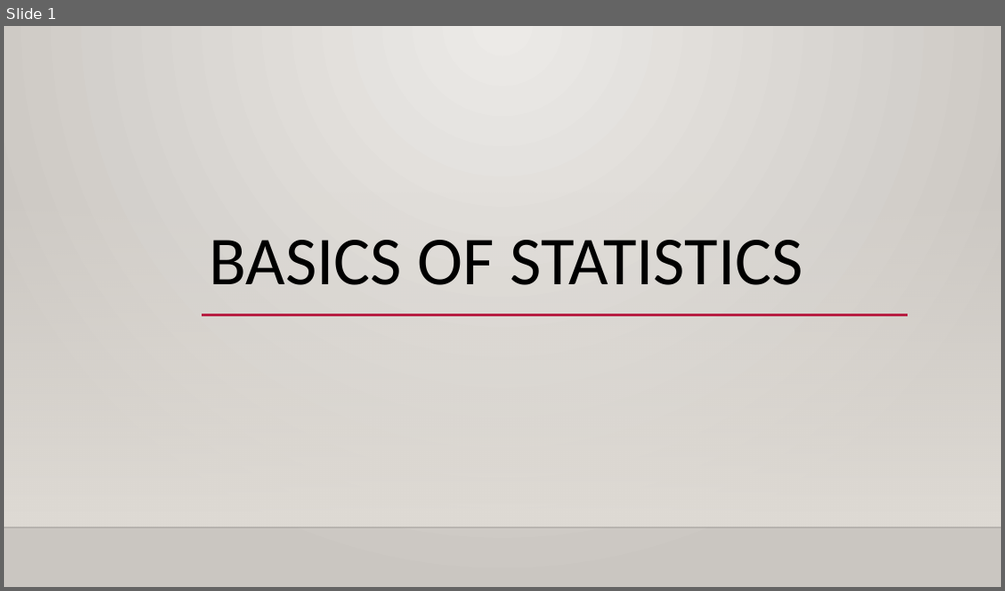
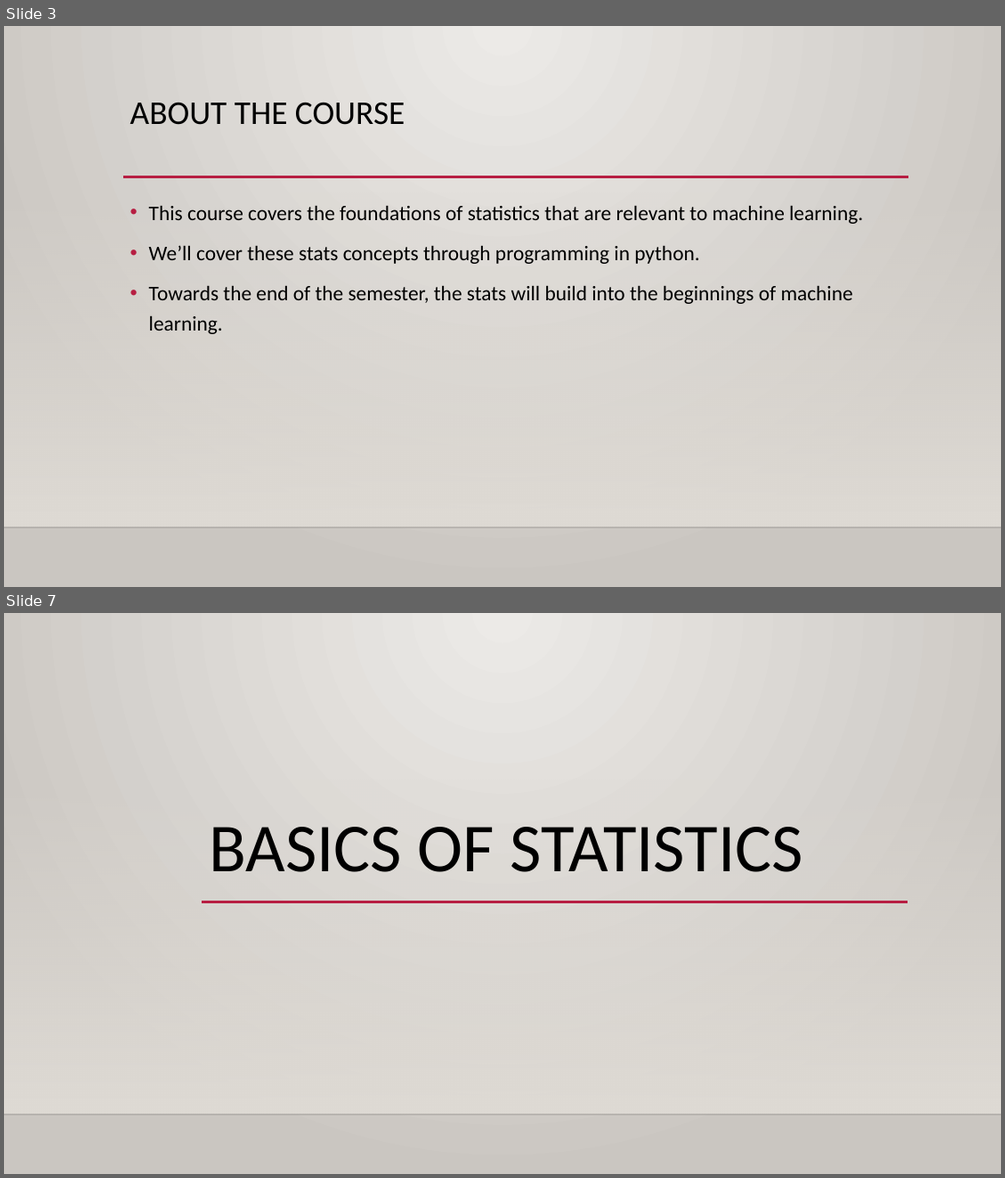
Before and after one commit to AkeemSemper/Basic_Stats_in_Python_Student_Workbooks, a slide deck: reference_material/slides/001_Basic_Stats.pptx. Shown one above the other, each under a label of ours: slide 1 before the commit, slides 3 and 7 after it; the slides between them are not shown. The pictures are 1005x591 and 1005x1178 pixels, drawn with LibreOffice and Linux fonts; fonts in the diff are those of the drawing; background and template pictures are left out. Boxes give left, top, right and bottom in pixels: in the first picture for what was removed or moved away, otherwise in the second. Text is boxed around its words. In the diff, an @@ line names an element or a change of style, - is before the commit and + after.

```diff
--- a/reference_material/slides/001_Basic_Stats.pptx
+++ b/reference_material/slides/001_Basic_Stats.pptx
@@ slide 3 added at (4,26,1001,587), background gradient #ECEAE7 to #CAC7C1; not listed: 2 template elements that a slide beside it also shows @@
@@ title added at (130,102,404,125), 32 pt, text #000000 @@
+ABOUT THE COURSE
@@ line added from (123, 177) to (909, 177), #B71E42 2.5 pt @@
@@ text added at (149,205,863,334), 20 pt, text #000000 @@
+• This course covers the foundations of statistics that are relevant to machine learning.
+• We’ll cover these stats concepts through programming in python.
+• Towards the end of the semester, the stats will build into the beginnings of machine learning.
@@ what was slide 1 is now slide 7 @@
```
Also in this commit, not shown: 4 slides changed, 8 other slides added, 9 other files.
